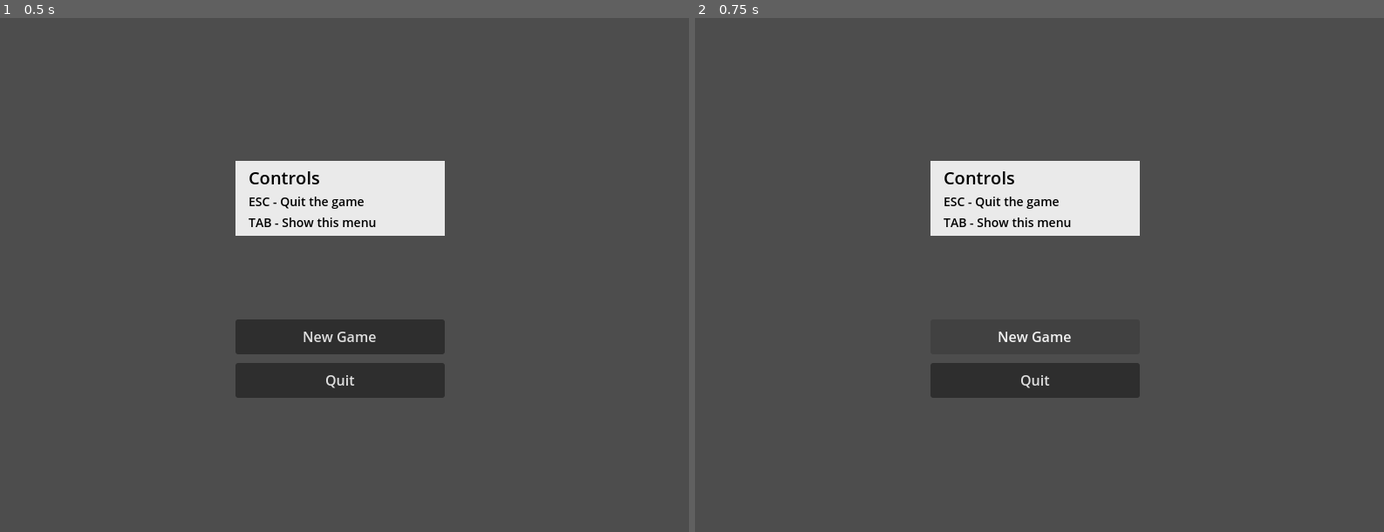
Above: before the commit, frames 1-2 (left to right).
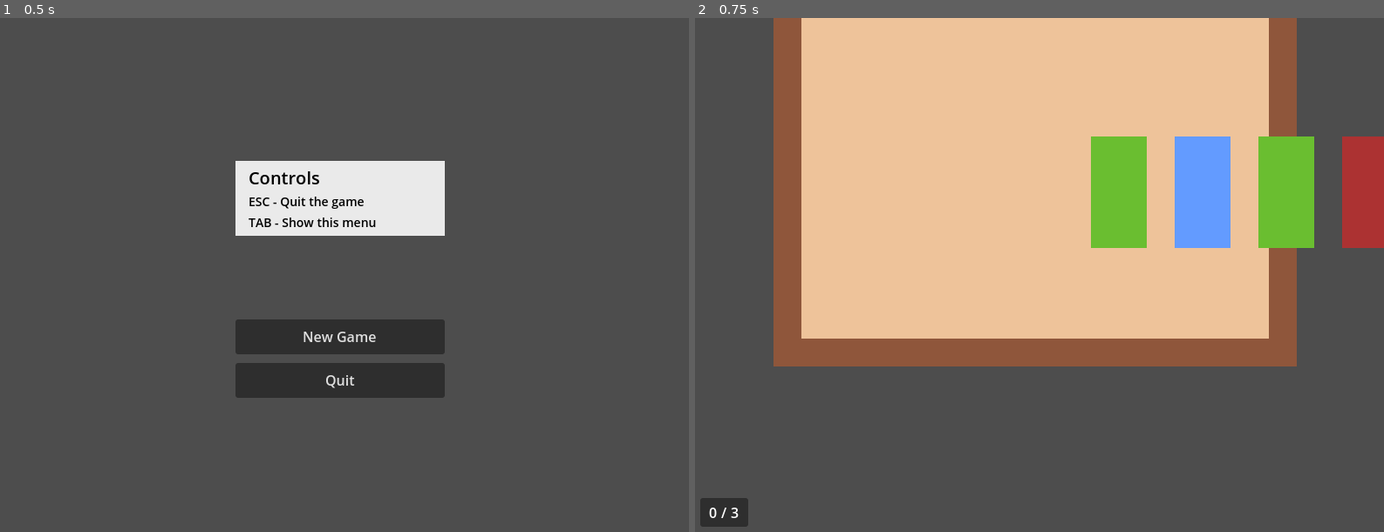
Above: after the commit, the same moments.

Repository: sterco-raro/mini-jam-158
Game: Godot game, scene res://scenes/game.tscn
Two runs of this game, one before a commit and one after it. Both use one fixed random seed, a clock stepped at 60 frames per second and the inputs below.
Inputs (mouse positions are in pixels of both pictures, inside the frame that each line leads up to):
- Up to frame 1 (0.5 s): no input
- Up to frame 2 (0.75 s): click (1032, 336) at 0.5 s, where only the run after the commit has a clickable "New Game"

Frame 1 is identical in both runs. In frame 2, 56% of the frame differs, in the area x 0-100%, y 0-99%.
Error before the commit: Parse Error: Could not find type "CardData" in the current scope. (res://scenes/draft/draft_manager.gd:39)

Commit message:
Finally! Something on screen!

Diff:
--- a/scenes/card.tscn
+++ /dev/null
@@ -1,16 +0,0 @@
-[gd_scene load_steps=3 format=3 uid="uid://cbhahxphen4iv"]
-
-[ext_resource type="Script" path="res://scenes/cards/card.gd" id="1_74lpw"]
-
-[sub_resource type="RectangleShape2D" id="RectangleShape2D_iir1i"]
-size = Vector2(64, 128)
-
-[node name="Card" type="Node2D"]
-script = ExtResource("1_74lpw")
-
-[node name="Sprite2D" type="Sprite2D" parent="."]
-
-[node name="Area2D" type="Area2D" parent="."]
-
-[node name="CollisionShape2D" type="CollisionShape2D" parent="Area2D"]
-shape = SubResource("RectangleShape2D_iir1i")
--- a/scenes/deck.gd
+++ b/scenes/deck.gd
@@ -6,4 +6,4 @@
 @export
 var total: int = 3
 
-var cards_list: Array[CardData]
+var cards_list: Array[Card]
--- a/scenes/draft/draft_manager.gd
+++ b/scenes/draft/draft_manager.gd
@@ -2,6 +2,9 @@
 
 @export
 var DECK: Node2D
+
+@onready
+var _cards_container: Node2D = $Drawer/Cards
 
 const MIN_DRAFT_SIZE: int = 5
 const MAX_DRAFT_SIZE: int = 8
@@ -9,56 +12,62 @@
 const CARD_VALUES: Array[int] = [ 1, 5, 10, 20, 50 ]
 const CARD_VALUES_SIZE: int = 5
 
-var _current_draft: Array[Card]
-
-var _selected_cards: Array[int]
-
-var _card: PackedScene = preload("res://scenes/card.tscn")
+# int value, PackedScene
+var _card_prefabs : Array[Array] = [
+	[ "alpha", 0, preload("res://scenes/cards/card_alpha.tscn") ],
+	[ "beta", 0, preload("res://scenes/cards/card_beta.tscn") ],
+	[ "gamma", 0, preload("res://scenes/cards/card_gamma.tscn") ],
+	[ "delta", 0, preload("res://scenes/cards/card_delta.tscn") ],
+	[ "epsilon", 0, preload("res://scenes/cards/card_epsilon.tscn") ]
+]
+const CARD_PREFABS_SIZE: int = 5
 
 func _ready():
 	assert(DECK != null, "DECK is null")
-	#_generate_new_draft()
-
-func _on_card_select():
-	# if already selected: deselect
-	# else
-		# if DECK.available < DECK.total:
-			# Add to selected hand
-			# Start animation
-			# Update deck counter
-			#EventBusUi.update_deck_counter.emit(DECK.available + 1, DECK.total)
-	pass
+	_generate_new_draft()
 
 func _generate_new_draft():
-	# Reset available values
+	# Assign card values
+	_shuffle_card_values()
+	# Clear last draft cards
+	_empty_old_hand()
+	# Generate random cards hand
+	_pick_random_hand()
+
+func _shuffle_card_values():
+	var value: int
+	var done: bool = false
 	var used_values: Array[int] = []
-	# Pick draft size
-	var draft_size: int = randi_range(MIN_DRAFT_SIZE, MAX_DRAFT_SIZE)
-	# Generate cards
-	var value: int
-	var new_card: CardData
-	var _node: Node2D
-	var _sprite: Sprite2D
-	var done: bool = false
-	for i: int in range(draft_size):
-		# Assign a random value from available card values
+	for i: int in CARD_PREFABS_SIZE:
 		while (!done):
 			value = CARD_VALUES[ randi() % CARD_VALUES_SIZE ]
 			if value not in used_values:
 				done = true
 				used_values.append(value)
-		# Create card
-		new_card = CardData.new()
-		new_card.index = i
-		new_card.name = CARD_TYPES[i][0]
-		new_card.value = value
-		new_card.texture_path = CARD_TYPES[i][1]
-		# Create node
-		_node = _card.instantiate() as Card
-		_node.index = i
-		_node.type = CARD_TYPES[i][0]
-		_node.value = value
-		(_node.get_child(0) as Sprite2D).texture = CARD_TYPES[i][1]
-		# Add to draft
-		_current_draft.append(new_card)
-	print_debug(_current_draft)
+				_card_prefabs[i][1] = value
+				print_debug("_shuffle_card_values: current value is %d, assigned value is %d" % [ value, _card_prefabs[i][1] ])
+		done = false
+	print_debug(_card_prefabs)
+
+func _empty_old_hand():
+	var count: int = _cards_container.get_child_count()
+	for i: int in count:
+		_cards_container.get_child(i).queue_free()
+
+func _pick_random_hand():
+	var type: int
+	var card: Card
+	var offset: int
+	var draft_size: int = randi_range(MIN_DRAFT_SIZE, MAX_DRAFT_SIZE)
+	for i: int in draft_size:
+		# Card type
+		type = randi() % CARD_PREFABS_SIZE
+		# Card data
+		card = _card_prefabs[type][2].instantiate()
+		card.index = i
+		card.value = _card_prefabs[type][1]
+		print_debug(_card_prefabs[type][1], card.value)
+		# Node position
+		_cards_container.add_child(card)
+		offset = _cards_container.position.x / 2 + (64 + 32) * (i + 1)
+		card.position += Vector2(offset, 0)
--- a/scenes/draft/draft_screen.tscn
+++ b/scenes/draft/draft_screen.tscn
@@ -6,13 +6,17 @@
 
 [node name="DraftScreen" type="Node2D"]
 script = ExtResource("1_lmv2v")
+metadata/_edit_lock_ = true
 
 [node name="Drawer" type="Node2D" parent="."]
 position = Vector2(400, 200)
 metadata/_edit_group_ = true
+metadata/_edit_lock_ = true
 
 [node name="Sprite2D" type="Sprite2D" parent="Drawer"]
 texture = ExtResource("1_mcfnm")
+
+[node name="Cards" type="Node2D" parent="Drawer"]
 
 [node name="UI" type="CanvasLayer" parent="."]
 
--- a/scenes/minimarket/mini_market_map.tscn
+++ b/scenes/minimarket/mini_market.tscn
@@ -1,3 +1,3 @@
 [gd_scene format=3 uid="uid://ke5y3affandg"]
 
-[node name="MiniMarketMap" type="Node2D"]
+[node name="MiniMarket" type="Node2D"]
--- a/scripts/autoloads/event_bus_game.gd
+++ b/scripts/autoloads/event_bus_game.gd
@@ -3,14 +3,11 @@
 signal change_scene(instance: Node)
 # Draft phase
 signal new_game()
-# Game phase
+# Market phase
 signal start_game()
-# Battle phase
-signal start_battle()
-# Back to Game phase
-signal end_battle()
-# Show results
+## From market to battle phase
+#signal start_battle()
+## From battle back to market phase
+#signal end_battle()
+# Results screen
 signal end_game()
-
-func _ready():
-	pass
--- a/scripts/scenes_data.gd
+++ b/scripts/scenes_data.gd
@@ -1,5 +1,5 @@
 class_name ScenesData
 
 const SCENE_01_DRAFT: PackedScene = preload("res://scenes/draft/draft_screen.tscn")
-const SCENE_02_MARKET: PackedScene = preload("res://scenes/minimarket/mini_market_map.tscn")
+const SCENE_02_MARKET: PackedScene = preload("res://scenes/minimarket/mini_market.tscn")
 const SCENE_03_SUMMARY: PackedScene = preload("res://scenes/summary/summary_screen.tscn")
